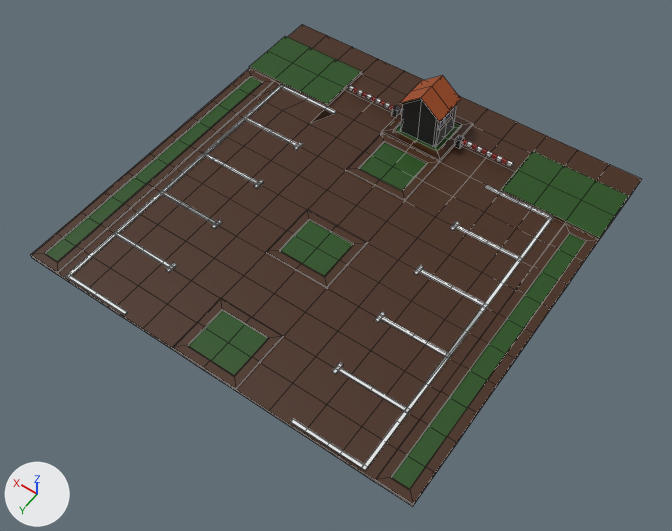
Before and after pictures for a commit that changed the FBX model Assets/Models/Parking.fbx.
Rendered twice from a 50 mm lens placed at (-1.59, 2.34, 3.21), pointed at (-0.1, 0.25, -0.07). The lights are fixed; the arrows at lower left show +X, +Y and +Z. Mesh edges are drawn as thin lines. Where no turn or scale is listed for an object, it has been applied to the vertices. Vertices at the same position are counted once.

The first picture shows 'Parking'.
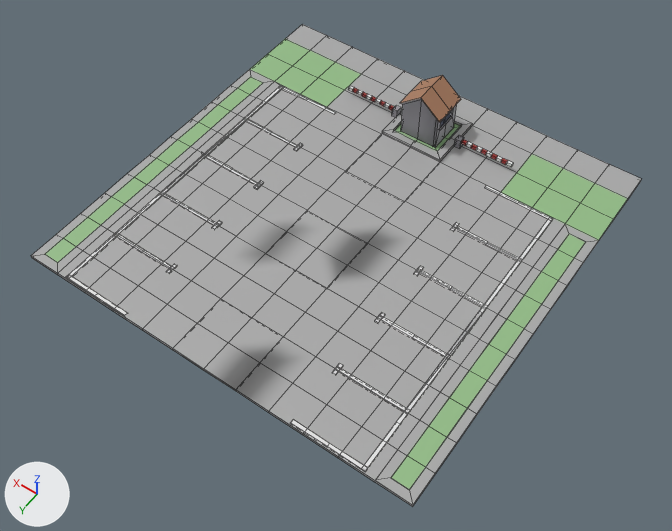
The newer file is also rescaled (x20.0), turned or shifted as a whole; pictures and numbers use the older file's frame.

Patch to the scene script:
```diff
--- a/Assets/Models/Parking.fbx.py
+++ b/Assets/Models/Parking.fbx.py
@@ mat_green @@
 mat_green = principled_material('green')
-mat_green.base_color = (0.0273, 0.0269, 0.0291)  # black #2e2e30
+mat_green.base_color = (0.312, 0.306, 0.336)  # grey #98969d
@@ mat_brown @@
 mat_brown = principled_material('brown')
-mat_brown.base_color = (0.055, 0.016, 0.00234)  # brown #422208
+mat_brown.base_color = (0.4, 0.4, 0.4)  # grey #aaaaaa
@@ mat_grey @@
 mat_grey = principled_material('grey')
-mat_grey.base_color = (0.0109, 0.0732, 0.0032)  # dark green #1b4c0b
+mat_grey.base_color = (0.291, 0.504, 0.241)  # green #93bc87
@@ mat_orange @@
 mat_orange = principled_material('orange')
-mat_orange.base_color = (0.342, 0.0603, 0.00423)  # brown #9e450e
+mat_orange.base_color = (0.412, 0.204, 0.114)  # brown #ac7d5f
@@ me_cube_003 @@
 # used by ob_parking; location = (0.0, 0.0, 0.0)
-me_cube_003.from_pydata(...)  # 1057 vertices, 927 faces; spans x -1.0..1.0, y -0.97..1.03, z -0.03..0.27
+me_cube_003.from_pydata(...)  # 784 vertices, 657 faces; spans x -1.0..1.0, y -0.97..1.03, z -0.03..0.27
+# me_cube_003 part 1: 77 vertices moved from x -1.0..0.79, y -0.36..1.03, z 0.0 to x -1.0..0.79, y -0.36..1.03, z -0.02..-0.01; 376 vertices removed from x -1.0..1.0, y -0.82..1.03, z -0.03..0.17; 127 vertices added at x -1.0..0.84, y -0.66..1.03, z -0.02..-0.01
 me_cube_003.materials.append(mat_white)
```

What differs and where, as boxes [x1, y1, x2, y2] in the pictures (672 x 531 px):
'Parking', recoloured, reshaped (brown to grey): [31, 24, 641, 507] in both
part 1 of me_cube_003, cut back: before [31, 36, 629, 505]; after [73, 39, 627, 505]
